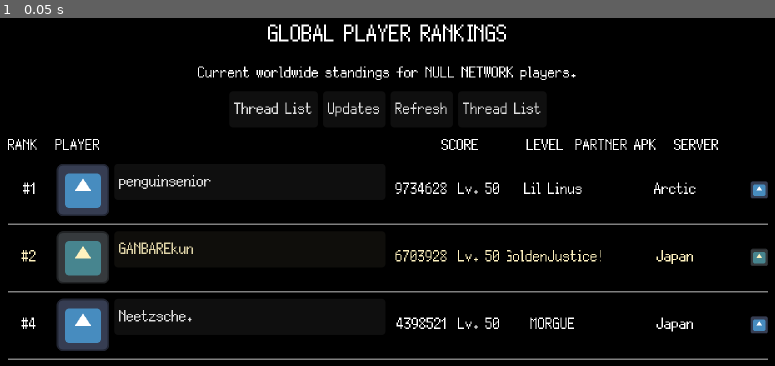
Above: before the commit, frame 1.
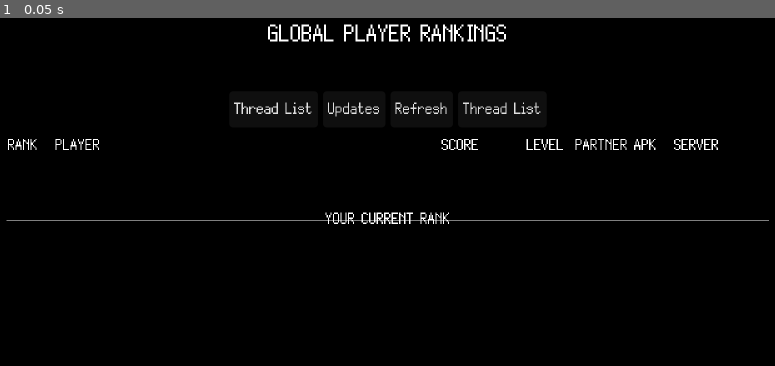
Above: after the commit, the same moment.

Repository: GYU-GAZE/NULL-NETWORK
Game: Godot game, scene res://apps/forum/rankings/rankings_app.tscn
Two runs of this game, one before a commit and one after it. Both use one fixed random seed, a clock stepped at 60 frames per second and the inputs below. This scene is started directly instead of the project's main scene. The engine's default icon, where the game draws it, is replaced by a stand-in: a white triangle on a blue panel in a dark square.
Inputs:
- Up to frame 1 (0.05 s): no input

The runs differ from the first frame. In frame 1, 7.8% of the frame differs, in the area x 0-100%, y 13-99%.
Error after the commit: Attempt to call function 'configure_navigation' in base 'null instance' on a null instance. (res://apps/forum/rankings/rankings_app.gd:45)

Commit message:
Reuse shared forum header and add responsive ranking columns

Diff:
--- a/apps/forum/rankings/rankings_app.gd
+++ b/apps/forum/rankings/rankings_app.gd
@@ -11,41 +11,51 @@
 @export_category("Data")
 @export var ranking_row_scene: PackedScene
 
-@export_category("Navigation")
-@export var home_url: String = "null.net"
-@export var forums_url: String = "null.net/forums"
-@export var updates_url: String = "null.net/updates"
-
+@export_category("Column Layout")
+@export var rank_column_width: float = 35.0
+@export var score_column_width: float = 50.0
+@export var level_column_width: float = 35.0
+@export var partner_column_width: float = 75.0
+@export var server_column_width: float = 130.0
+@export var hide_server_below_width: float = 620.0
+@export var hide_partner_below_width: float = 500.0
+@export var hide_level_below_width: float = 400.0
+
+@onready var site_header: NullChannelHeader = %SiteHeader
 @onready var title_label: Label = %TitleLabel
 @onready var description_label: Label = %DescriptionLabel
 @onready var ranking_list: VBoxContainer = %RankingList
 @onready var player_separator: HSeparator = %PlayerSeparator
 @onready var player_rank_title: Label = %PlayerRankTitle
 @onready var player_rank_container: VBoxContainer = %PlayerRankContainer
-
-@onready var home_btn: Button = %HomeBtn
-@onready var forums_btn: Button = %ForumsBtn
-@onready var updates_btn: Button = %UpdatesBtn
 @onready var refresh_btn: Button = %RefreshBtn
 
+@onready var rank_header_label: Label = %RankHeaderLabel
+@onready var score_header_label: Label = %ScoreHeaderLabel
+@onready var level_header_label: Label = %LevelHeaderLabel
+@onready var partner_header_label: Label = %PartnerHeaderLabel
+@onready var server_header_label: Label = %ServerHeaderLabel
+
+var _show_level_column: bool = true
+var _show_partner_column: bool = true
+var _show_server_column: bool = true
+
 
 func _ready() -> void:
-	_connect_buttons()
-	_refresh_page()
-
-
-func _connect_buttons() -> void:
-	if not home_btn.pressed.is_connected(_on_home_pressed):
-		home_btn.pressed.connect(_on_home_pressed)
-
-	if not forums_btn.pressed.is_connected(_on_forums_pressed):
-		forums_btn.pressed.connect(_on_forums_pressed)
-
-	if not updates_btn.pressed.is_connected(_on_updates_pressed):
-		updates_btn.pressed.connect(_on_updates_pressed)
+	site_header.configure_navigation(true, true, true, false)
+
+	if not site_header.navigation_requested.is_connected(_on_navigation_requested):
+		site_header.navigation_requested.connect(_on_navigation_requested)
 
 	if not refresh_btn.pressed.is_connected(_refresh_page):
 		refresh_btn.pressed.connect(_refresh_page)
+
+	if not resized.is_connected(_apply_responsive_layout):
+		resized.connect(_apply_responsive_layout)
+
+	_apply_column_widths()
+	_refresh_page()
+	call_deferred("_apply_responsive_layout")
 
 
 func _refresh_page() -> void:
@@ -56,19 +66,16 @@
 	description_label.text = page_description
 
 	NetworkUserDatabase.reload_users()
-
 	_build_top_ranking()
 	_build_player_rank_section()
+	_apply_responsive_layout()
 
 
 func _build_top_ranking() -> void:
 	var top_users: Array[NetworkUserData] = NetworkUserDatabase.get_top_ranked_users(top_limit)
 
 	if top_users.is_empty():
-		var empty_label: Label = Label.new()
-		empty_label.text = "No ranking data available."
-		empty_label.horizontal_alignment = HORIZONTAL_ALIGNMENT_CENTER
-		ranking_list.add_child(empty_label)
+		_add_empty_label(ranking_list, "No ranking data available.")
 		return
 
 	var player_user: NetworkUserData = NetworkUserDatabase.get_player_user()
@@ -80,18 +87,13 @@
 func _build_player_rank_section() -> void:
 	var player_user: NetworkUserData = NetworkUserDatabase.get_player_user()
 
-	if player_user == null:
-		_hide_player_section()
-		return
-
-	if NetworkUserDatabase.is_player_in_top(top_limit):
+	if player_user == null or NetworkUserDatabase.is_player_in_top(top_limit):
 		_hide_player_section()
 		return
 
 	player_separator.show()
 	player_rank_title.show()
 	player_rank_container.show()
-
 	_add_ranking_row(player_rank_container, player_user, true)
 
 
@@ -101,45 +103,100 @@
 	player_rank_container.hide()
 
 
-func _add_ranking_row(parent: VBoxContainer, user: NetworkUserData, highlight: bool = false) -> void:
+func _add_ranking_row(
+	parent: VBoxContainer,
+	user: NetworkUserData,
+	highlight: bool = false
+) -> void:
 	if ranking_row_scene == null:
 		push_error("RankingsApp: ranking_row_scene não configurada.")
 		return
 
-	var instance: Node = ranking_row_scene.instantiate()
-
-	if not instance is RankingRowUI:
-		push_error("RankingsApp: ranking_row_scene precisa ter root RankingRowUI.")
-		instance.queue_free()
-		return
-
-	var row: RankingRowUI = instance as RankingRowUI
+	var row: RankingRowUI = ranking_row_scene.instantiate() as RankingRowUI
+
+	if row == null:
+		push_error("RankingsApp: ranking_row_scene precisa instanciar RankingRowUI.")
+		return
+
 	parent.add_child(row)
-
+	_apply_row_layout(row)
 	row.setup(user, highlight)
-
-	if not row.profile_requested.is_connected(_on_profile_requested):
-		row.profile_requested.connect(_on_profile_requested)
-
+	row.profile_requested.connect(_on_profile_requested)
 	parent.add_child(HSeparator.new())
 
 
-func _clear_container(container: Control) -> void:
+func _apply_column_widths() -> void:
+	_set_header_width(rank_header_label, rank_column_width)
+	_set_header_width(score_header_label, score_column_width)
+	_set_header_width(level_header_label, level_column_width)
+	_set_header_width(partner_header_label, partner_column_width)
+	_set_header_width(server_header_label, server_column_width)
+
+
+func _set_header_width(label: Label, width: float) -> void:
+	label.custom_minimum_size.x = max(0.0, width)
+	label.clip_text = true
+
+
+func _apply_responsive_layout() -> void:
+	var available_width: float = size.x
+
+	if available_width <= 0.0:
+		available_width = get_viewport_rect().size.x
+
+	_show_server_column = available_width >= hide_server_below_width
+	_show_partner_column = available_width >= hide_partner_below_width
+	_show_level_column = available_width >= hide_level_below_width
+
+	server_header_label.visible = _show_server_column
+	partner_header_label.visible = _show_partner_column
+	level_header_label.visible = _show_level_column
+
+	_apply_layout_to_container(ranking_list)
+	_apply_layout_to_container(player_rank_container)
+
+
+func _apply_layout_to_container(container: Node) -> void:
 	for child in container.get_children():
-		child.queue_free()
-
-
-func _on_home_pressed() -> void:
-	browser_navigation_requested.emit(home_url)
-
-
-func _on_forums_pressed() -> void:
-	browser_navigation_requested.emit(forums_url)
-
-
-func _on_updates_pressed() -> void:
-	browser_navigation_requested.emit(updates_url)
+		if child is RankingRowUI:
+			_apply_row_layout(child as RankingRowUI)
+
+
+func _apply_row_layout(row: RankingRowUI) -> void:
+	row.apply_layout_widths(
+		rank_column_width,
+		score_column_width,
+		level_column_width,
+		partner_column_width,
+		server_column_width
+	)
+	row.apply_column_visibility(
+		_show_level_column,
+		_show_partner_column,
+		_show_server_column
+	)
+
+
+func _on_navigation_requested(url: String) -> void:
+	var clean_url: String = url.strip_edges()
+
+	if not clean_url.is_empty():
+		browser_navigation_requested.emit(clean_url)
 
 
 func _on_profile_requested(url: String) -> void:
 	browser_navigation_requested.emit(url)
+
+
+func _clear_container(container: Node) -> void:
+	for child in container.get_children():
+		container.remove_child(child)
+		child.queue_free()
+
+
+func _add_empty_label(container: Control, message: String) -> void:
+	var label := Label.new()
+	label.text = message
+	label.horizontal_alignment = HORIZONTAL_ALIGNMENT_CENTER
+	label.size_flags_horizontal = Control.SIZE_EXPAND_FILL
+	container.add_child(label)
